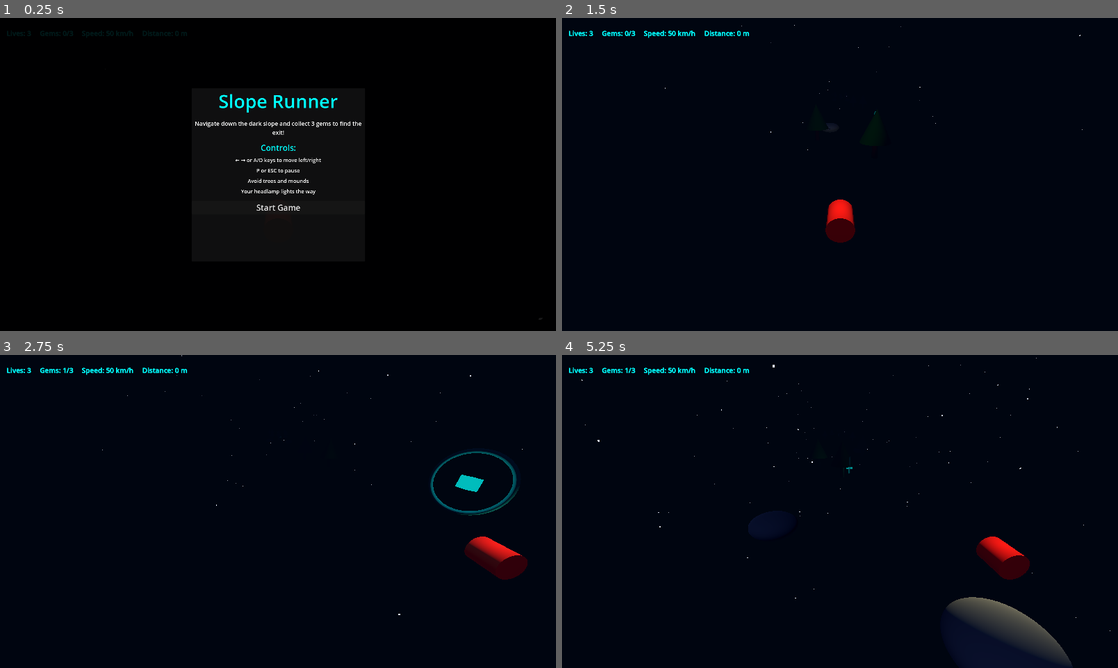
Above: before the commit, frames 1-4 (two rows, left to right).
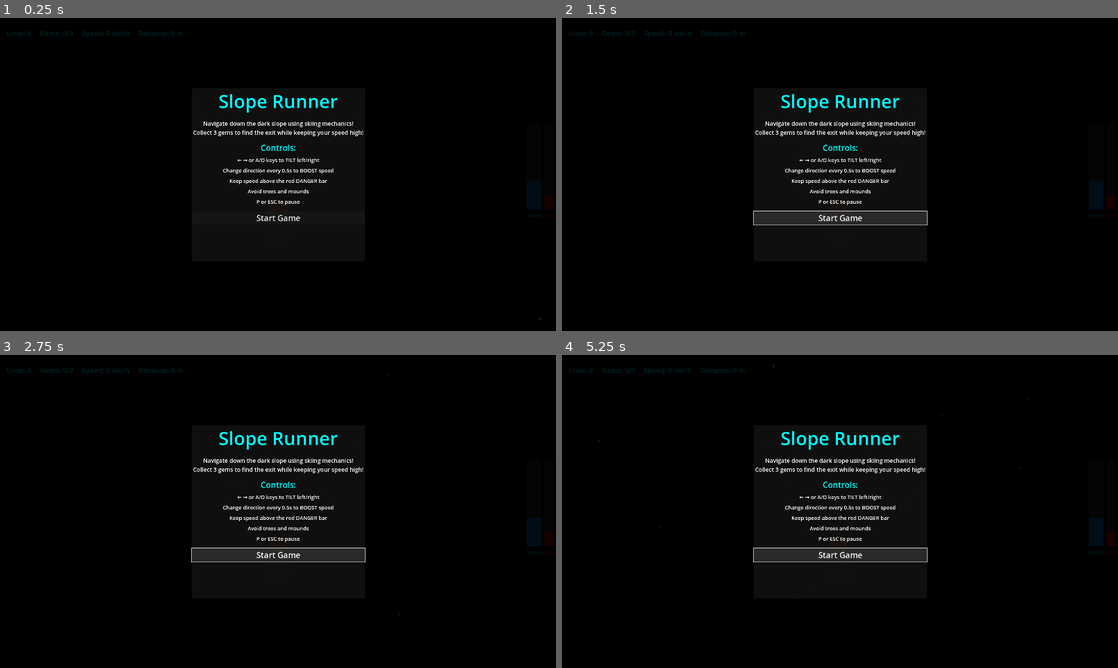
Above: after the commit, the same moments.

Repository: Fenicio/web-slope
Game: Godot game, scene res://Main.tscn
Same seed, same stepped clock (60 frames per second), same inputs: the game is played once before the commit and once after it.
Inputs (mouse positions are in pixels of both pictures, inside the frame that each line leads up to):
- Up to frame 1 (0.25 s): no input
- Up to frame 2 (1.5 s): click "Start Game" at 0.5 s; click (840, 218) at 1.25 s, where only the run after the commit has a clickable "Start Game"
- Up to frame 3 (2.75 s): hold Right (move_right) from 2.03 s (still down)
- Up to frame 4 (5.25 s): release Right (move_right) at 2.78 s; hold Left (move_left) 2.78-3.53 s; hold Right (move_right) 3.53-5.03 s; hold Left (move_left) from 5.03 s (still down)

The runs differ from the first frame. In frame 1, 1.3% of the frame differs, in the area x 19-100%, y 4-65%; in frame 2, 3.6%; in frame 3, 5.1%; in frame 4, 8.1%, in the area x 1-100%, y 0-100%.
Error after the commit: Parse Error: Too few arguments for "_on_speed_changed()" call. Expected at least 2 but received 1. (res://UI.gd:58)

Commit message:
Implement skiing-style mechanics in Godot port with tilt-based movement and speed challenge system
## Tilt-Based Movement System
- Players now tilt left/right using arrow keys instead of direct movement
- Player mesh visually rotates to show tilt angle
- Sliding physics with lateral velocity that builds up based on tilt
- Realistic damping effect for smooth sliding motion

## Speed Boost System
- Base speed set to 70 km/h (increased from 50)
- When player changes tilt direction, they get 30 km/h speed boost for 0.5 seconds
- Speed gradually descends back to base speed when not boosting
- Maximum speed increased to 200 km/h (from 120)

## Speed Bar UI
- Blue Speed Bar: Shows current player speed on right side of screen
- Turns cyan when boosting
- Turns red when danger is close
- Red Danger Bar: Rises over time, accelerating as game progresses
- Both bars are vertically aligned with labels

## Game Over Condition
- Game ends if red danger bar catches up to player's speed
- Shows specific reason for game over (either crash or too slow)
- Creates constant pressure to maintain high speed by alternating directions

## Updated Instructions
- Clear explanation of tilt mechanics
- Instructions about changing direction every 0.5s to boost
- Warning about keeping speed above danger bar

## Key Files Modified
- Player.gd: Tilt-based movement, lateral velocity, visual rotation
- GameManager.gd: Speed boost system, danger level tracking, game over conditions
- UI.gd: Speed bar and danger bar display logic with color changes
- UI.tscn: Speed/danger bar UI elements, updated instructions

🤖 Generated with [Claude Code](https://claude.com/claude-code)

Co-Authored-By: Claude <noreply@anthropic.com>

Diff:
--- a/godot/GameManager.gd
+++ b/godot/GameManager.gd
@@ -6,12 +6,18 @@
 var lives = 3
 var gems_collected = 0
 var gems_needed = 3
-var speed = 50.0
-var base_speed = 50.0
-var max_speed = 120.0
+var speed = 70.0
+var base_speed = 70.0
+var max_speed = 200.0
 var distance = 0.0
 var game_over = false
 var won = false
+
+# Skiing mechanics state
+var speed_boost_time = 0.0
+var danger_level = 30.0
+var danger_speed = 0.03
+var game_over_reason = "You crashed into too many obstacles!"
 
 # Game Constants
 const SLOPE_WIDTH = 30.0
@@ -20,15 +26,21 @@
 const COLLISION_RADIUS = 1.5
 const GEM_COLLISION_RADIUS = 2.0
 
+# Skiing mechanics constants
+const SPEED_BOOST_DURATION = 0.5  # seconds
+const SPEED_BOOST_AMOUNT = 30.0
+const SPEED_DECAY_RATE = 0.02
+
 # Signals
 signal lives_changed(new_lives)
 signal gems_changed(collected, needed)
-signal speed_changed(new_speed)
+signal speed_changed(new_speed, boosting)
 signal distance_changed(new_distance)
+signal danger_changed(new_danger)
 signal game_started
 signal game_paused
 signal game_resumed
-signal game_over_signal
+signal game_over_signal(reason)
 signal game_won
 signal exit_activated
 
@@ -44,10 +56,15 @@
 	distance = 0.0
 	game_over = false
 	won = false
+	speed_boost_time = 0.0
+	danger_level = 30.0
+	danger_speed = 0.03
+	game_over_reason = "You crashed into too many obstacles!"
 	emit_signal("lives_changed", lives)
 	emit_signal("gems_changed", gems_collected, gems_needed)
-	emit_signal("speed_changed", speed)
+	emit_signal("speed_changed", speed, false)
 	emit_signal("distance_changed", distance)
+	emit_signal("danger_changed", danger_level)
 
 func start_game():
 	is_playing = true
@@ -71,17 +88,27 @@
 	if gems_collected >= gems_needed:
 		emit_signal("exit_activated")
 
+func trigger_speed_boost():
+	speed_boost_time = SPEED_BOOST_DURATION
+	speed = min(speed + SPEED_BOOST_AMOUNT, max_speed)
+	emit_signal("speed_changed", speed, true)
+
 func lose_life():
 	lives -= 1
 	emit_signal("lives_changed", lives)
 
 	if lives <= 0:
+		game_over_reason = "You crashed into too many obstacles!"
 		trigger_game_over()
 
 func trigger_game_over():
 	game_over = true
 	is_playing = false
-	emit_signal("game_over_signal")
+	emit_signal("game_over_signal", game_over_reason)
+
+func trigger_danger_overload():
+	game_over_reason = "You were too slow! The danger caught up!"
+	trigger_game_over()
 
 func trigger_win():
 	won = true
@@ -91,9 +118,27 @@
 func update_distance(delta):
 	if is_playing and !game_over and !won and !is_paused:
 		distance += speed * delta
-		speed = min(base_speed + distance * 0.01, max_speed)
 		emit_signal("distance_changed", distance)
-		emit_signal("speed_changed", speed)
+
+		# Handle speed boost countdown
+		if speed_boost_time > 0:
+			speed_boost_time -= delta
+			emit_signal("speed_changed", speed, true)
+		else:
+			# Gradually decrease speed towards base speed (when not boosting)
+			if speed > base_speed:
+				speed -= SPEED_DECAY_RATE
+				speed = max(speed, base_speed)
+			emit_signal("speed_changed", speed, false)
+
+		# Increase danger level over time (speeds up as game progresses)
+		danger_level += danger_speed
+		danger_speed += 0.00001  # Gradually increase danger speed
+		emit_signal("danger_changed", danger_level)
+
+		# Check if danger bar caught up to player speed - GAME OVER
+		if danger_level >= speed:
+			trigger_danger_overload()
 
 func get_scroll_speed():
 	if is_playing and !game_over and !won and !is_paused:
--- a/godot/Player.gd
+++ b/godot/Player.gd
@@ -1,9 +1,20 @@
 extends Node3D
 
-@export var player_speed = 0.3
 @export var slope_width = 30.0
 
+# Skiing mechanics constants
+const TILT_SPEED = 0.03
+const MAX_TILT = 0.5
+const SLIDE_ACCELERATION = 0.015
+const LATERAL_DAMPING = 0.98
+
+# Skiing state
 var player_x = 0.0
+var player_tilt = 0.0
+var lateral_velocity = 0.0
+var tilt_direction = 0  # -1 = left, 0 = none, 1 = right
+var last_tilt_direction = 0
+
 var game_manager: Node
 
 func _ready():
@@ -13,11 +24,41 @@
 	if not game_manager.is_playing or game_manager.game_over or game_manager.won or game_manager.is_paused:
 		return
 
-	# Handle input
+	# Determine desired tilt direction based on input
+	var desired_tilt_direction = 0
 	if Input.is_action_pressed("move_left"):
-		player_x -= player_speed
+		desired_tilt_direction = -1
 	if Input.is_action_pressed("move_right"):
-		player_x += player_speed
+		desired_tilt_direction = 1
+
+	# Detect direction change for speed boost (notify game manager)
+	if desired_tilt_direction != 0 and desired_tilt_direction != last_tilt_direction and last_tilt_direction != 0:
+		game_manager.trigger_speed_boost()
+
+	# Update tilt direction tracking
+	if desired_tilt_direction != 0:
+		tilt_direction = desired_tilt_direction
+		last_tilt_direction = desired_tilt_direction
+
+	# Gradually tilt towards desired direction
+	var target_tilt = desired_tilt_direction * MAX_TILT
+	if abs(player_tilt - target_tilt) > 0.01:
+		player_tilt += (target_tilt - player_tilt) * TILT_SPEED * 3
+	else:
+		player_tilt = target_tilt
+
+	# Apply tilt to player mesh (rotate on Z axis for side tilt)
+	rotation.z = -player_tilt
+
+	# Build up lateral velocity based on tilt
+	if player_tilt != 0:
+		lateral_velocity += player_tilt * SLIDE_ACCELERATION
+
+	# Apply damping to lateral velocity
+	lateral_velocity *= LATERAL_DAMPING
+
+	# Move player based on lateral velocity
+	player_x += lateral_velocity
 
 	# Constrain player to slope
 	var max_x = slope_width / 2.0 - 2.0
@@ -31,4 +72,9 @@
 
 func reset_position():
 	player_x = 0.0
+	player_tilt = 0.0
+	lateral_velocity = 0.0
+	tilt_direction = 0
+	last_tilt_direction = 0
 	position = Vector3(0, 1, 0)
+	rotation.z = 0
--- a/godot/UI.gd
+++ b/godot/UI.gd
@@ -6,6 +6,10 @@
 @onready var speed_label = $HUD/Stats/SpeedLabel
 @onready var distance_label = $HUD/Stats/DistanceLabel
 @onready var notification_label = $HUD/Notification
+
+# Speed bars
+@onready var speed_bar_fill = $HUD/SpeedBar/Fill
+@onready var danger_bar_fill = $HUD/DangerBar/Fill
 
 # Screens
 @onready var start_screen = $StartScreen
@@ -21,6 +25,7 @@
 # Game over screen stats
 @onready var gameover_distance_label = $GameOverScreen/Panel/VBox/Stats/DistanceValue
 @onready var gameover_gems_label = $GameOverScreen/Panel/VBox/Stats/GemsValue
+@onready var gameover_reason_label = $GameOverScreen/Panel/VBox/Reason
 
 # Win screen stats
 @onready var win_distance_label = $WinScreen/Panel/VBox/Stats/DistanceValue
@@ -35,6 +40,7 @@
 	game_manager.gems_changed.connect(_on_gems_changed)
 	game_manager.speed_changed.connect(_on_speed_changed)
 	game_manager.distance_changed.connect(_on_distance_changed)
+	game_manager.danger_changed.connect(_on_danger_changed)
 	game_manager.game_started.connect(_on_game_started)
 	game_manager.game_paused.connect(_on_game_paused)
 	game_manager.game_resumed.connect(_on_game_resumed)
@@ -58,11 +64,32 @@
 func _on_gems_changed(collected, needed):
 	gems_label.text = "Gems: %d/%d" % [collected, needed]
 
-func _on_speed_changed(new_speed):
+func _on_speed_changed(new_speed, boosting):
 	speed_label.text = "Speed: %d km/h" % int(new_speed)
+
+	# Update speed bar
+	if speed_bar_fill:
+		var speed_percent = (new_speed / game_manager.max_speed) * 100.0
+		speed_bar_fill.size.y = speed_percent / 100.0 * 300.0  # 300 is the bar height
+		speed_bar_fill.position.y = 300.0 - speed_bar_fill.size.y
+
+		# Change color based on state
+		if game_manager.danger_level >= new_speed * 0.9:
+			speed_bar_fill.color = Color(1, 0, 0)  # Red when danger is close
+		elif boosting:
+			speed_bar_fill.color = Color(0, 1, 1)  # Cyan when boosting
+		else:
+			speed_bar_fill.color = Color(0, 0.5, 1)  # Blue normally
 
 func _on_distance_changed(new_distance):
 	distance_label.text = "Distance: %d m" % int(new_distance)
+
+func _on_danger_changed(new_danger):
+	# Update danger bar
+	if danger_bar_fill:
+		var danger_percent = (new_danger / game_manager.max_speed) * 100.0
+		danger_bar_fill.size.y = danger_percent / 100.0 * 300.0
+		danger_bar_fill.position.y = 300.0 - danger_bar_fill.size.y
 
 func _on_game_started():
 	start_screen.hide()
@@ -77,9 +104,11 @@
 func _on_game_resumed():
 	pause_screen.hide()
 
-func _on_game_over():
+func _on_game_over(reason):
 	gameover_distance_label.text = "%d m" % int(game_manager.distance)
 	gameover_gems_label.text = "%d/3" % game_manager.gems_collected
+	if gameover_reason_label:
+		gameover_reason_label.text = reason
 	gameover_screen.show()
 
 func _on_game_won():
--- a/godot/UI.tscn
+++ b/godot/UI.tscn
@@ -72,6 +72,110 @@
 vertical_alignment = 1
 autowrap_mode = 2
 
+[node name="SpeedBar" type="Control" parent="HUD"]
+layout_mode = 1
+anchors_preset = 6
+anchor_left = 1.0
+anchor_top = 0.5
+anchor_right = 1.0
+anchor_bottom = 0.5
+offset_left = -100.0
+offset_top = -180.0
+offset_right = -50.0
+offset_bottom = 120.0
+grow_horizontal = 0
+grow_vertical = 2
+
+[node name="Background" type="ColorRect" parent="HUD/SpeedBar"]
+layout_mode = 1
+anchors_preset = 15
+anchor_right = 1.0
+anchor_bottom = 1.0
+grow_horizontal = 2
+grow_vertical = 2
+color = Color(0.2, 0.2, 0.2, 0.8)
+
+[node name="Fill" type="ColorRect" parent="HUD/SpeedBar"]
+layout_mode = 1
+anchors_preset = 12
+anchor_top = 1.0
+anchor_right = 1.0
+anchor_bottom = 1.0
+offset_top = -100.0
+grow_horizontal = 2
+grow_vertical = 0
+color = Color(0, 0.5, 1, 1)
+
+[node name="Label" type="Label" parent="HUD/SpeedBar"]
+layout_mode = 1
+anchors_preset = 7
+anchor_left = 0.5
+anchor_top = 1.0
+anchor_right = 0.5
+anchor_bottom = 1.0
+offset_left = -25.0
+offset_top = 10.0
+offset_right = 25.0
+offset_bottom = 40.0
+grow_horizontal = 2
+grow_vertical = 0
+theme_override_colors/font_color = Color(0, 1, 1, 1)
+theme_override_font_sizes/font_size = 16
+text = "SPEED"
+horizontal_alignment = 1
+
+[node name="DangerBar" type="Control" parent="HUD"]
+layout_mode = 1
+anchors_preset = 6
+anchor_left = 1.0
+anchor_top = 0.5
+anchor_right = 1.0
+anchor_bottom = 0.5
+offset_left = -40.0
+offset_top = -180.0
+offset_right = -10.0
+offset_bottom = 120.0
+grow_horizontal = 0
+grow_vertical = 2
+
+[node name="Background" type="ColorRect" parent="HUD/DangerBar"]
+layout_mode = 1
+anchors_preset = 15
+anchor_right = 1.0
+anchor_bottom = 1.0
+grow_horizontal = 2
+grow_vertical = 2
+color = Color(0.2, 0.2, 0.2, 0.8)
+
+[node name="Fill" type="ColorRect" parent="HUD/DangerBar"]
+layout_mode = 1
+anchors_preset = 12
+anchor_top = 1.0
+anchor_right = 1.0
+anchor_bottom = 1.0
+offset_top = -50.0
+grow_horizontal = 2
+grow_vertical = 0
+color = Color(1, 0, 0, 1)
+
+[node name="Label" type="Label" parent="HUD/DangerBar"]
+layout_mode = 1
+anchors_preset = 7
+anchor_left = 0.5
+anchor_top = 1.0
+anchor_right = 0.5
+anchor_bottom = 1.0
+offset_left = -25.0
+offset_top = 10.0
+offset_right = 25.0
+offset_bottom = 40.0
+grow_horizontal = 2
+grow_vertical = 0
+theme_override_colors/font_color = Color(1, 0, 0, 1)
+theme_override_font_sizes/font_size = 16
+text = "DANGER"
+horizontal_alignment = 1
+
 [node name="StartScreen" type="ColorRect" parent="."]
 anchors_preset = 15
 anchor_right = 1.0
@@ -108,7 +212,8 @@
 [node name="Description" type="Label" parent="StartScreen/Panel/VBox"]
 layout_mode = 2
 theme_override_font_sizes/font_size = 20
-text = "Navigate down the dark slope and collect 3 gems to find the exit!"
+text = "Navigate down the dark slope using skiing mechanics!
+Collect 3 gems to find the exit while keeping your speed high!"
 horizontal_alignment = 1
 autowrap_mode = 2
 
@@ -126,25 +231,31 @@
 [node name="Controls1" type="Label" parent="StartScreen/Panel/VBox/Instructions"]
 layout_mode = 2
 theme_override_font_sizes/font_size = 18
-text = "← → or A/D keys to move left/right"
+text = "← → or A/D keys to TILT left/right"
 horizontal_alignment = 1
 
 [node name="Controls2" type="Label" parent="StartScreen/Panel/VBox/Instructions"]
+layout_mode = 2
+theme_override_font_sizes/font_size = 18
+text = "Change direction every 0.5s to BOOST speed"
+horizontal_alignment = 1
+
+[node name="Controls3" type="Label" parent="StartScreen/Panel/VBox/Instructions"]
+layout_mode = 2
+theme_override_font_sizes/font_size = 18
+text = "Keep speed above the red DANGER bar"
+horizontal_alignment = 1
+
+[node name="Controls4" type="Label" parent="StartScreen/Panel/VBox/Instructions"]
+layout_mode = 2
+theme_override_font_sizes/font_size = 18
+text = "Avoid trees and mounds"
+horizontal_alignment = 1
+
+[node name="Controls5" type="Label" parent="StartScreen/Panel/VBox/Instructions"]
 layout_mode = 2
 theme_override_font_sizes/font_size = 18
 text = "P or ESC to pause"
-horizontal_alignment = 1
-
-[node name="Controls3" type="Label" parent="StartScreen/Panel/VBox/Instructions"]
-layout_mode = 2
-theme_override_font_sizes/font_size = 18
-text = "Avoid trees and mounds"
-horizontal_alignment = 1
-
-[node name="Controls4" type="Label" parent="StartScreen/Panel/VBox/Instructions"]
-layout_mode = 2
-theme_override_font_sizes/font_size = 18
-text = "Your headlamp lights the way"
 horizontal_alignment = 1
 
 [node name="StartButton" type="Button" parent="StartScreen/Panel/VBox"]
@@ -277,11 +388,12 @@
 text = "Game Over"
 horizontal_alignment = 1
 
-[node name="Info" type="Label" parent="GameOverScreen/Panel/VBox"]
-layout_mode = 2
-theme_override_font_sizes/font_size = 20
-text = "You crashed!"
-horizontal_alignment = 1
+[node name="Reason" type="Label" parent="GameOverScreen/Panel/VBox"]
+layout_mode = 2
+theme_override_font_sizes/font_size = 20
+text = "You crashed into too many obstacles!"
+horizontal_alignment = 1
+autowrap_mode = 2
 
 [node name="Stats" type="VBoxContainer" parent="GameOverScreen/Panel/VBox"]
 layout_mode = 2
